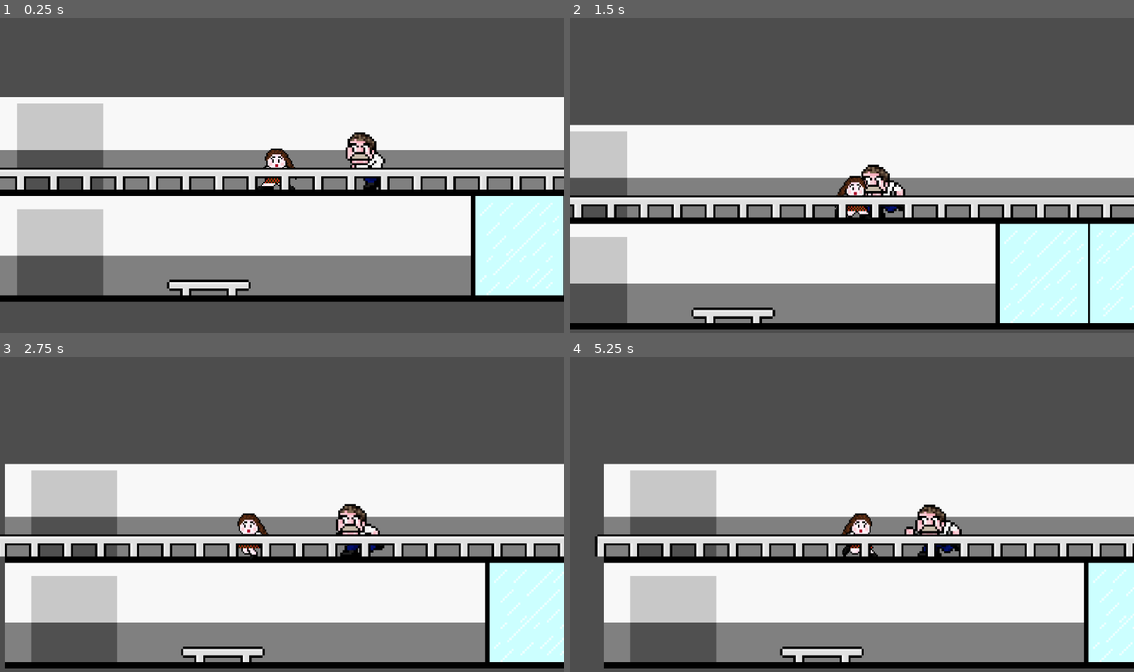
Above: before the commit, frames 1-4 (two rows, left to right).
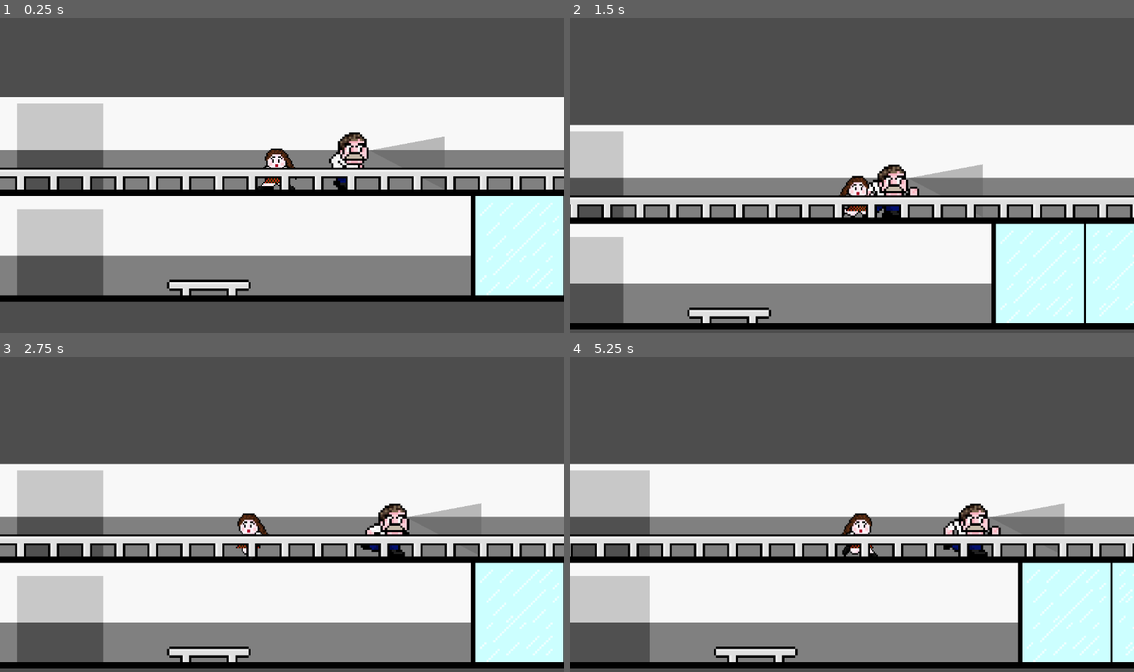
Above: after the commit, the same moments.

Repository: ema-12-martins/right_under_your_moustache
Game: Godot game, scene res://scenes/game.tscn
Two runs of this game, one before a commit and one after it. Both use one fixed random seed, a clock stepped at 60 frames per second and the inputs below.
Inputs:
- Up to frame 1 (0.25 s): no input
- Up to frame 2 (1.5 s): hold W (Interact) 0.53-1.28 s; hold D (right) from 0.53 s (still down); tap W (Interact) at 1.35 s
- Up to frame 3 (2.75 s): release D (right) at 2.03 s; hold A (left) from 2.03 s (still down); hold W (Interact) from 2.03 s (still down)
- Up to frame 4 (5.25 s): release A (left) at 2.78 s; release W (Interact) at 2.78 s; hold D (right) 2.78-4.28 s; tap W (Interact) at 2.85, 4.35 s; hold W (Interact) 3.53-4.28 s; hold A (left) 4.28-5.03 s; hold D (right) from 5.03 s (still down); hold W (Interact) from 5.03 s (still down)

The runs differ from the first frame. In frame 1, 1.1% of the frame differs, in the area x 58-79%, y 36-55%; in frame 2, 4.9%; in frame 3, 8.9%; in frame 4, 18%, in the area x 0-100%, y 33-99%.

Commit message:
Esta senhora da limpeza tem grande bigode

Diff:
--- a/right_under_your_moustache/interactions/interacting_component.gd
+++ b/right_under_your_moustache/interactions/interacting_component.gd
@@ -18,7 +18,7 @@
 
 			can_interact = true
 
-func _process(delta: float) -> void:
+func _process(_delta: float) -> void:
 	if current_interactions and can_interact:
 		current_interactions.sort_custom(_sort_by_nearest)
 		if current_interactions[0].is_interactable:
--- a/right_under_your_moustache/scenes/game.tscn
+++ b/right_under_your_moustache/scenes/game.tscn
@@ -88,14 +88,14 @@
 layer_3/tile_data = PackedInt32Array(-131089, 131073, 0, -131088, 131073, 0, -131087, 131073, 0, -131086, 131073, 0, -1 …(7932 unchanged characters)…
 
 [node name="SenhoraLimpeza" parent="." node_paths=PackedStringArray("patrol_points") instance=ExtResource("5_0tnpc")]
-position = Vector2(491, -733)
-patrol_points = [NodePath("../Marker2D"), NodePath("../Marker2D2")]
+position = Vector2(440, -915)
+patrol_points = [NodePath("../Marker2D2"), NodePath("../Marker2D")]
 
 [node name="Marker2D" type="Marker2D" parent="."]
-position = Vector2(-232, -720)
+position = Vector2(-200, -915)
 
 [node name="Marker2D2" type="Marker2D" parent="."]
-position = Vector2(1172, -720)
+position = Vector2(1200, -915)
 
 [node name="augusto" parent="." instance=ExtResource("2_x5d4i")]
 position = Vector2(1, -205)
--- a/right_under_your_moustache/scenes/senhora_limpeza.tscn
+++ b/right_under_your_moustache/scenes/senhora_limpeza.tscn
@@ -45,17 +45,27 @@
 }]
 
 [sub_resource type="RectangleShape2D" id="RectangleShape2D_qnk77"]
-size = Vector2(208, 243)
+size = Vector2(266, 361)
 
 [node name="SenhoraLimpeza" type="CharacterBody2D"]
 script = ExtResource("1_qnk77")
 
 [node name="AnimatedSprite2D" type="AnimatedSprite2D" parent="."]
-position = Vector2(97.5, -182)
 sprite_frames = SubResource("SpriteFrames_e6sao")
 animation = &"run"
 frame_progress = 0.166742
 
 [node name="CollisionShape2D" type="CollisionShape2D" parent="."]
-position = Vector2(115, -111.5)
+position = Vector2(0, 14.5)
 shape = SubResource("RectangleShape2D_qnk77")
+
+[node name="Area2D" type="Area2D" parent="."]
+
+[node name="CollisionPolygon2D" type="CollisionPolygon2D" parent="Area2D"]
+position = Vector2(-3505.89, 0)
+scale = Vector2(31.1971, 1)
+polygon = PackedVector2Array(116.642, -71, 132.989, -166, 132.989, 195)
+
+[node name="Polygon2D" type="Polygon2D" parent="."]
+color = Color(0.351563, 0.351563, 0.351563, 0.4)
+polygon = PackedVector2Array(133, -71, 643, -166, 643, 195)
--- a/right_under_your_moustache/scripts/senhora_limpeza.gd
+++ b/right_under_your_moustache/scripts/senhora_limpeza.gd
@@ -6,13 +6,22 @@
 var current_point_index = 0
 
 @onready var animated_sprite: AnimatedSprite2D = $AnimatedSprite2D
+@onready var detection_area: Area2D = $Area2D
+@onready var detection_area_display: Polygon2D = $Polygon2D
 
 func _ready() -> void:
-	draw()
 	if patrol_points.size() == 0:
 		print("No patrol points assigned!")
+	detection_area.body_entered.connect(_on_player_detected)
 
-func _process(delta: float) -> void:
+func _on_player_detected(body: Node2D) -> void:
+	if body.name == "augusto":
+		call_deferred("reload_scene")
+
+func reload_scene():
+	get_tree().reload_current_scene()
+
+func _process(_delta: float) -> void:
 	patrol()
 	move_and_slide()
 
@@ -22,15 +31,15 @@
 		var target = patrol_points[current_point_index].position
 		velocity = (target - position).normalized() * speed
 		if velocity.x < 0:
+			detection_area_display.scale.x = -1
+			detection_area.scale.x = -1
 			animated_sprite.flip_h = true
 		else:
+			detection_area_display.scale.x = 1
+			detection_area.scale.x = 1
 			animated_sprite.flip_h = false
 
 		if position.distance_to(target) < 10.0:
 			current_point_index += 1
 			if current_point_index >= patrol_points.size():
 				current_point_index = 0
-
-func draw():
-	for point in patrol_points:
-		draw_circle(point.position, 5, Color(1, 0, 0))  # Red circles
